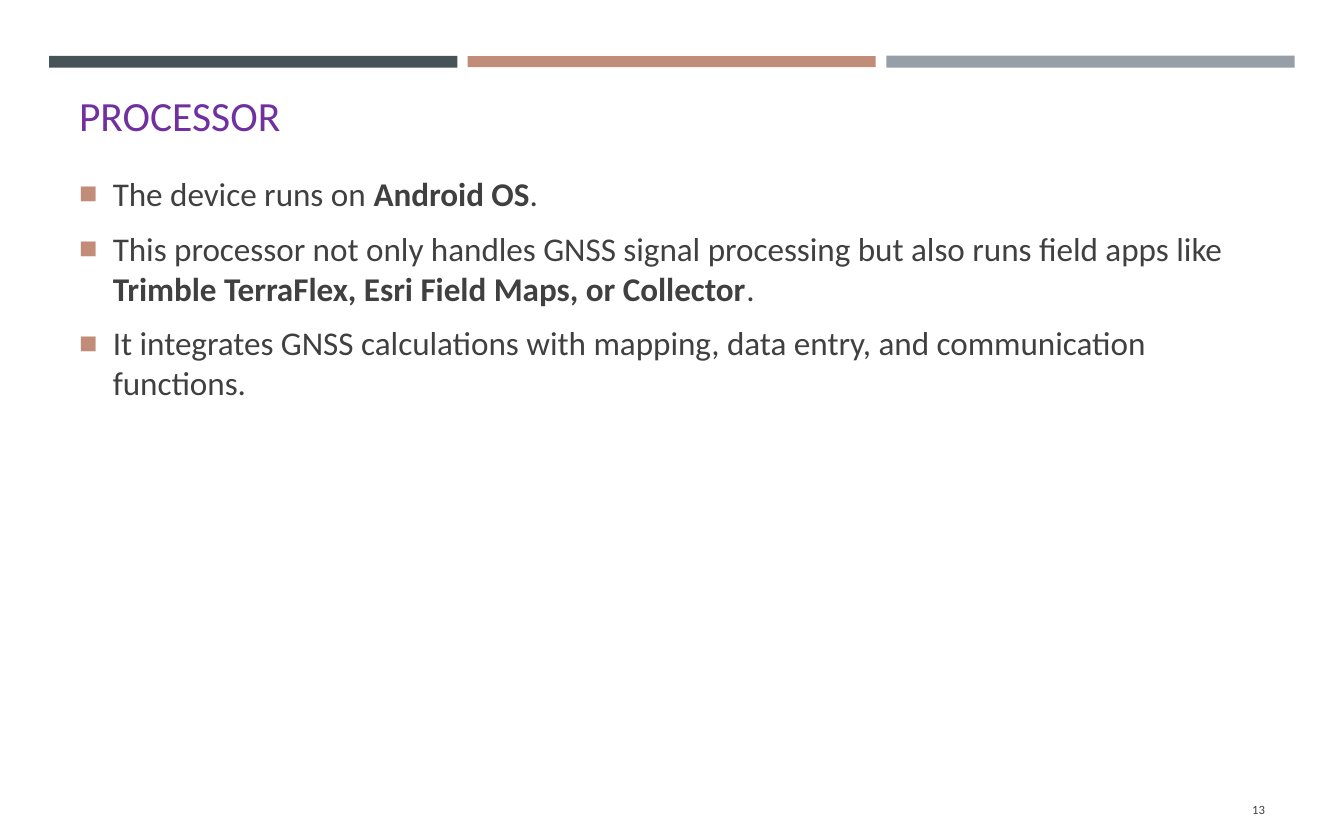
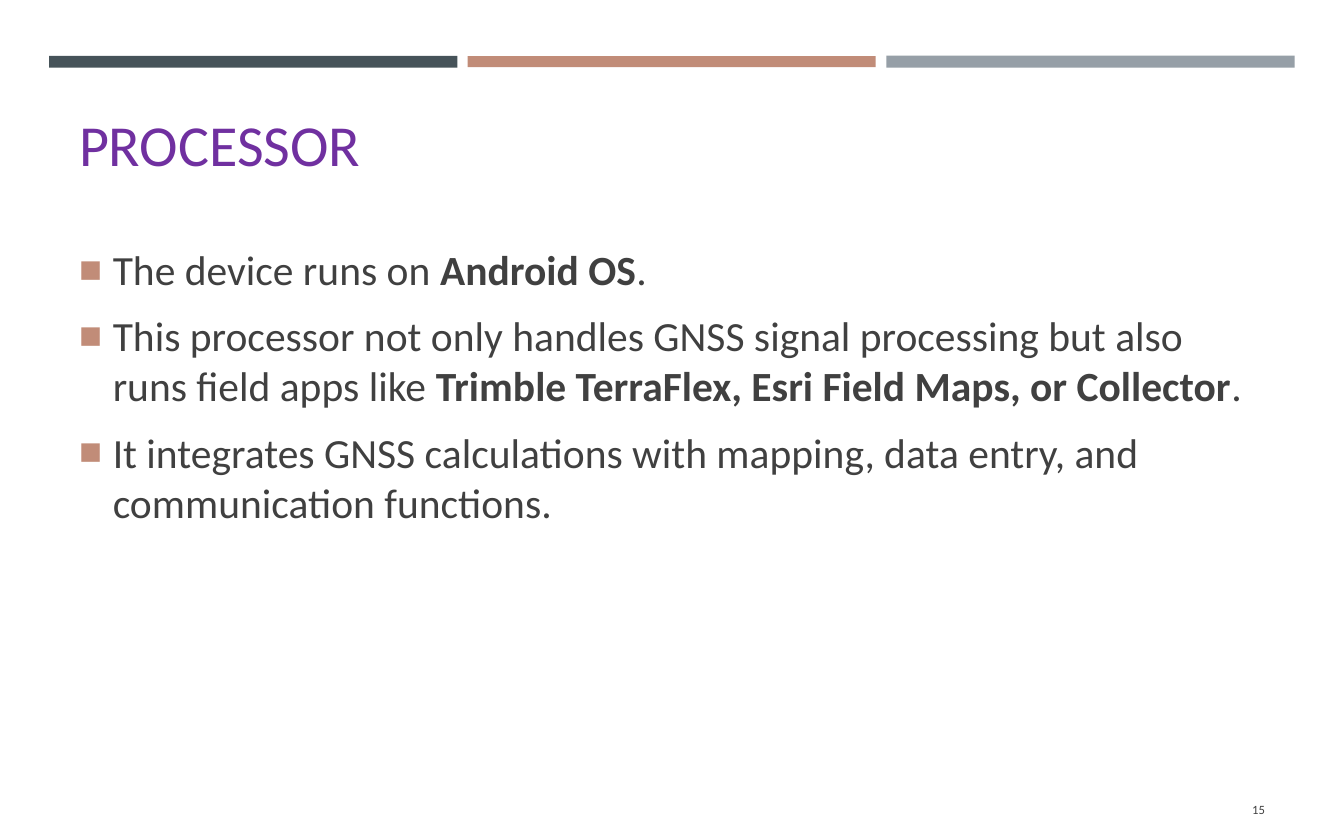
Before and after one commit to gisynw/Field_Techniques, a slide deck: slide 15 of docs/Lectures/Week06/Lecture05_GEOG3319_Receivers.pptx (slide 13 before the commit). Drawn at 1344x840 pixels with LibreOffice and Linux fonts; fonts in the diff are those of the drawing. Boxes give left, top, right and bottom in pixels: in the first picture for what was removed or moved away, otherwise in the second. Text is boxed around its words. In the diff, an @@ line names an element or a change of style, - is before the commit and + after.

```diff
--- a/docs/Lectures/Week06/Lecture05_GEOG3319_Receivers.pptx
+++ b/docs/Lectures/Week06/Lecture05_GEOG3319_Receivers.pptx
@@ title "PROCESSOR": place and size @@
-title "PROCESSOR" at box(79, 104, 280, 132)
+title "PROCESSOR" at box(79, 128, 360, 167)
@@ title "PROCESSOR" at box(79, 128, 360, 167): size 20 to 28 pt @@
@@ text "The device runs on Android ...": place and size @@
-text "The device runs on Android ..." at box(113, 182, 1222, 395)
+text "The device runs on Android ..." at box(113, 256, 1242, 519)
@@ text "The device runs on Android ..." at box(113, 256, 1242, 519): size 16 to 20 pt @@
@@ page number at box(1252, 806, 1265, 814): text changed @@
-13
+15
```
Also in this commit, not shown: 10 other slides changed, 3 slides added, 1 slide removed.
